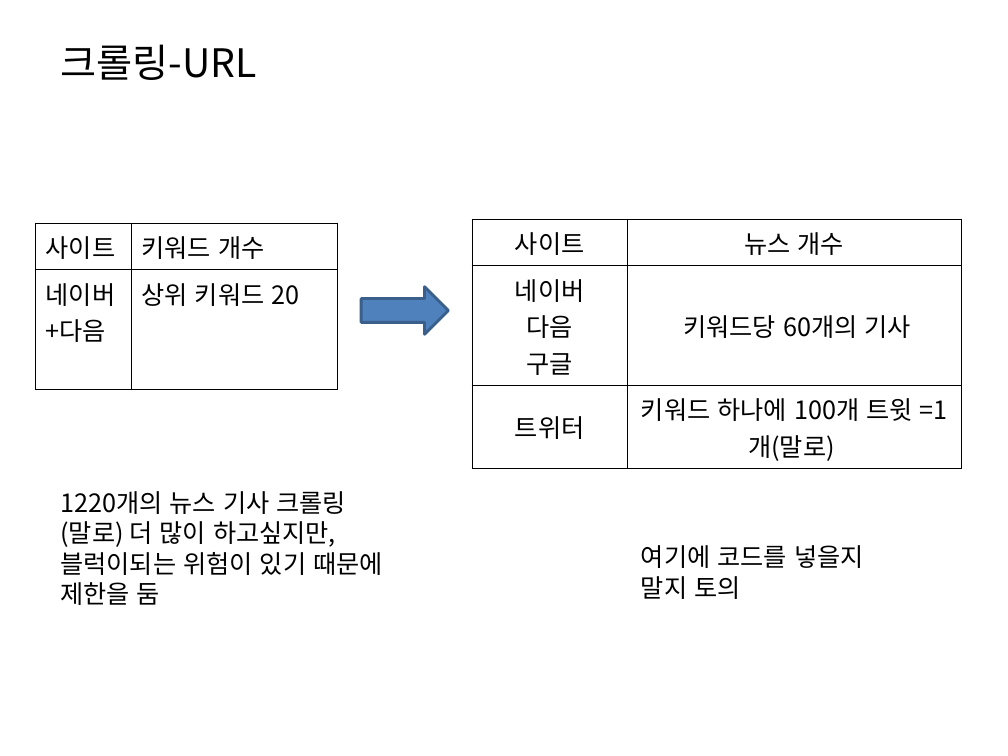
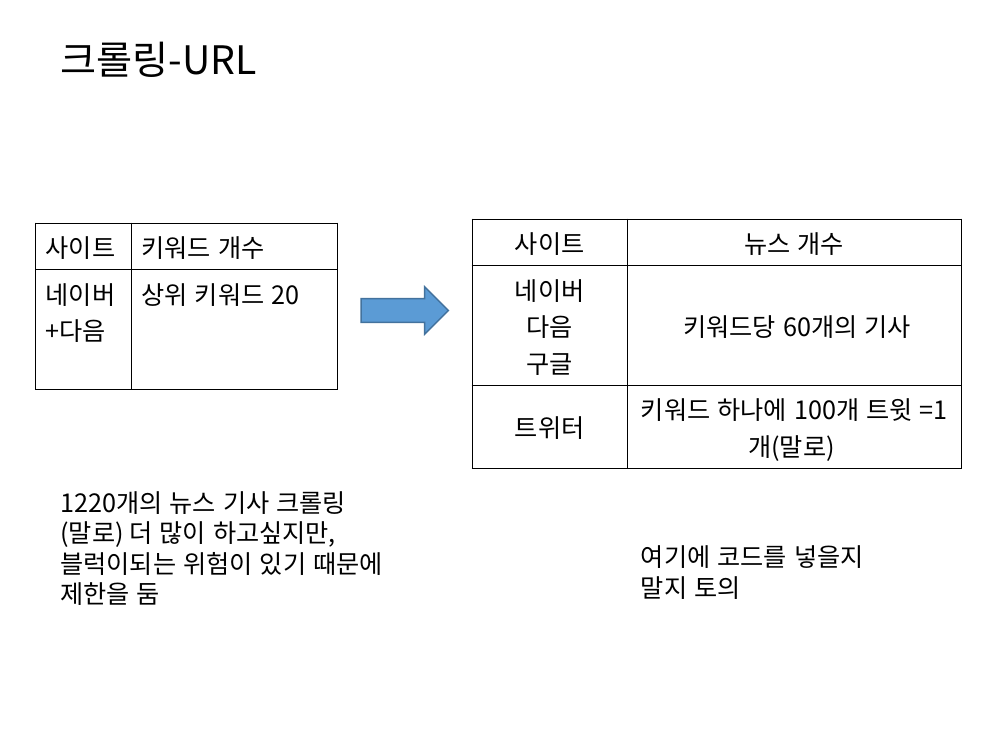
Before and after one commit to HaYongdae/issuewhatshow, a slide deck: slide 8 of doc/최종 PPT.pptx. Drawn at 1008x756 pixels with LibreOffice and Linux fonts; fonts in the diff are those of the drawing. Boxes give left, top, right and bottom in pixels: in the first picture for what was removed or moved away, otherwise in the second. Text is boxed around its words. In the diff, an @@ line names an element or a change of style, - is before the commit and + after.

```diff
--- a/doc/최종 PPT.pptx
+++ b/doc/최종 PPT.pptx
@@ title "크롤링-URL" at (60,41,256,77): line spacing 1 to 0.9 @@
@@ right arrow at (361,286,449,334): fill #4F81BD to #5B9BD5; outline #3A5F8C 2 pt to #43739E 1 pt @@
```
Also in this commit, not shown: 21 other slides changed, 1 slide added, 1 slide removed.
